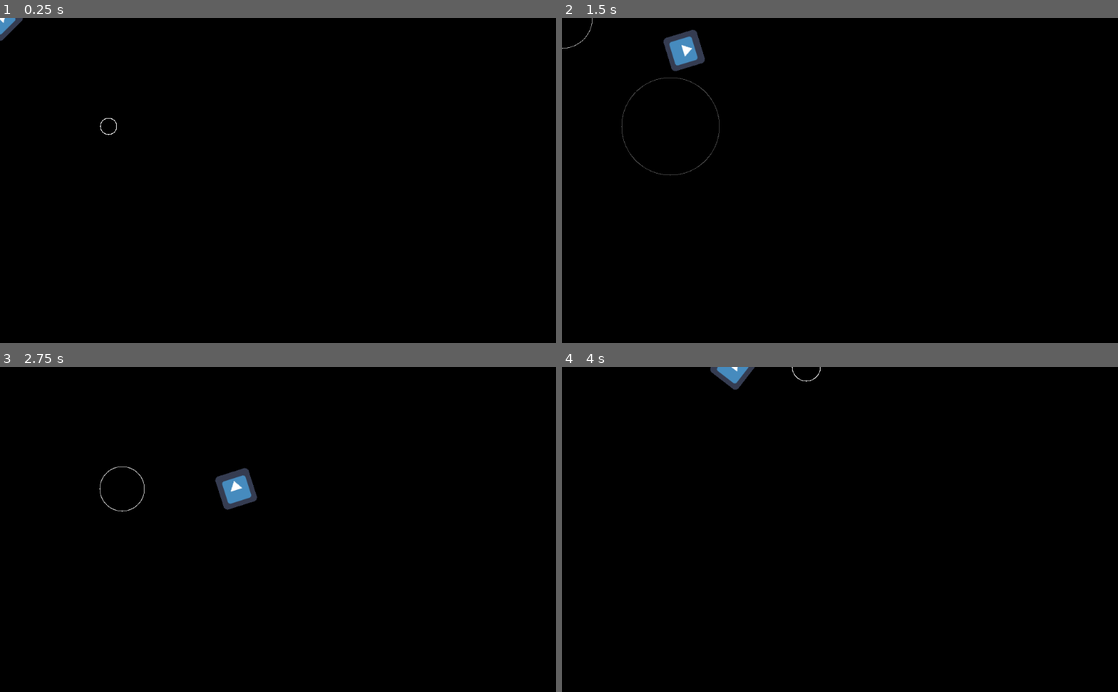
Above: before the commit, frames 1-4 (two rows, left to right).
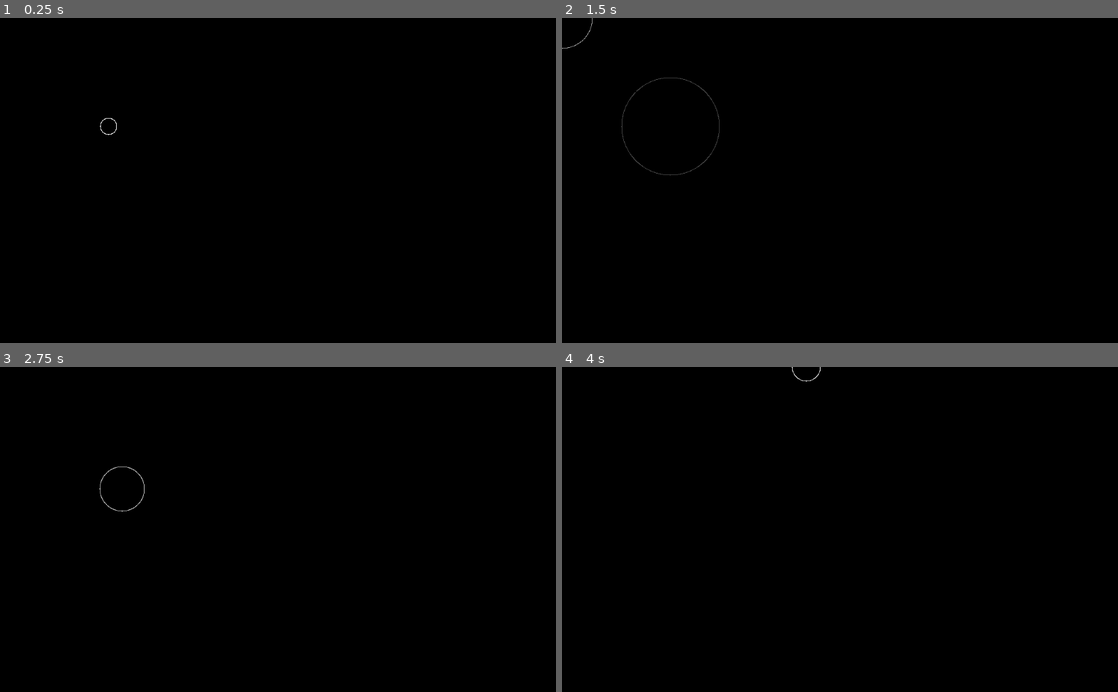
Above: after the commit, the same moments.

Repository: vodpox/ggj2018
Game: Godot game, scene res://Scenes/Main.tscn
Same seed, same stepped clock (60 frames per second), same inputs: the game is played once before the commit and once after it. The engine's default icon, where the game draws it, is replaced by a stand-in: a white triangle on a blue panel in a dark square.
Inputs (mouse positions are in pixels of both pictures, inside the frame that each line leads up to):
- Up to frame 1 (0.25 s): no input
- Up to frame 2 (1.5 s): tap Enter at 0.5 s; move the mouse to (962, 164) at 0.52 s; press the mouse at (962, 164) at 0.53 s; hold Right (ui_right) 0.53-1.28 s; move the mouse to (728, 196) at 1.27 s; release the mouse at (728, 196) at 1.28 s; hold Down (ui_down) from 1.28 s (still down); click (728, 196) at 1.35 s
- Up to frame 3 (2.75 s): move the mouse to (333, 458) at 2.02 s; release Down (ui_down) at 2.03 s; press the mouse at (333, 458) at 2.03 s; hold Right (ui_right) from 2.03 s (still down)
- Up to frame 4 (4 s): move the mouse to (812, 594) at 2.77 s; release Right (ui_right) at 2.78 s; release the mouse at (812, 594) at 2.78 s; hold Up (ui_up) 2.78-3.53 s; click (812, 594) at 2.85 s; move the mouse to (1006, 578) at 3.52 s; press the mouse at (1006, 578) at 3.53 s; hold Left (ui_left) from 3.53 s (still down)

The runs differ from the first frame. In frame 1, 0.2% of the frame differs, in the area x 0-5%, y 0-8%; in frame 2, 0.7%; in frame 3, 0.7%, in the area x 38-47%, y 30-45%; in frame 4, 0.3%.

Commit message:
added collisions

Diff:
--- a/Scenes/Player.gd
+++ b/Scenes/Player.gd
@@ -1,6 +1,7 @@
 extends Area2D
 
 
+export (int) var collisionSize
 export (int) var speed
 export (int) var maxHealth
 export (PackedScene) var soundWave
@@ -37,9 +38,14 @@
 
 
 	if velocity.length() > 0:
-		velocity = velocity.normalized()
+		velocity = velocity.normalized() * speed
+		$CollisionRay.look_at(position + velocity)
 
-	position += velocity * speed
+		if $CollisionRay.is_colliding():
+			pass
+		else:
+			position += velocity
+
 	rotation = position.angle_to_point(get_viewport().get_mouse_position()) + PI
 
 	velocity.x = 0
@@ -52,11 +58,14 @@
 	get_parent().add_child(shootWave);
 	shootWave.start(position, shootVolume)
 
+	$BulletRay.enabled = true
 	if $BulletRay.is_colliding():
 
 		var hitWave = soundWave.instance();
 		get_parent().add_child(hitWave);
 		hitWave.start($BulletRay.get_collision_point(), hitVolume)
+
+	$BulletRay.enabled = false
 
 	isReloaded = false
 	$ReloadTimer.start()
--- a/Scenes/Player.tscn
+++ b/Scenes/Player.tscn
@@ -25,6 +25,7 @@
 __meta__ = {
 "_edit_group_": true
 }
+collisionSize = 10
 speed = 5
 maxHealth = 1
 soundWave = ExtResource( 2 )
@@ -33,27 +34,36 @@
 
 [node name="Sprite" type="Sprite" parent="." index="0"]
 
+visible = false
 texture = ExtResource( 3 )
 
 [node name="CollisionShape2D" type="CollisionShape2D" parent="." index="1"]
 
+visible = false
 shape = SubResource( 1 )
 
-[node name="ReloadTimer" type="Timer" parent="." index="2"]
+[node name="CollisionRay" type="RayCast2D" parent="." index="2"]
+
+enabled = true
+exclude_parent = true
+cast_to = Vector2( 6, 0 )
+collision_mask = 1
+
+[node name="ReloadTimer" type="Timer" parent="." index="3"]
 
 process_mode = 1
 wait_time = 1.5
 one_shot = false
 autostart = false
 
-[node name="BulletRay" type="RayCast2D" parent="." index="3"]
+[node name="BulletRay" type="RayCast2D" parent="." index="4"]
 
-enabled = true
+enabled = false
 exclude_parent = true
 cast_to = Vector2( 1000, 0 )
 collision_mask = 1
 
-[node name="CoughTimer" type="Timer" parent="." index="4"]
+[node name="CoughTimer" type="Timer" parent="." index="5"]
 
 process_mode = 1
 wait_time = 1.0
